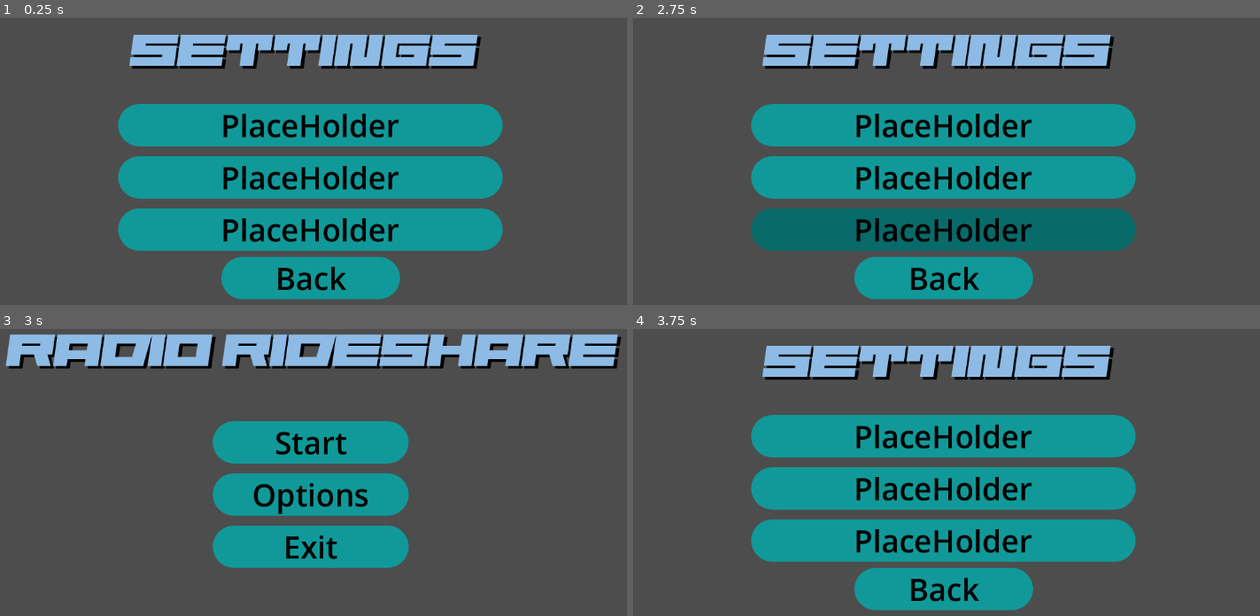
Above: before the commit, frames 1-4 (two rows, left to right).
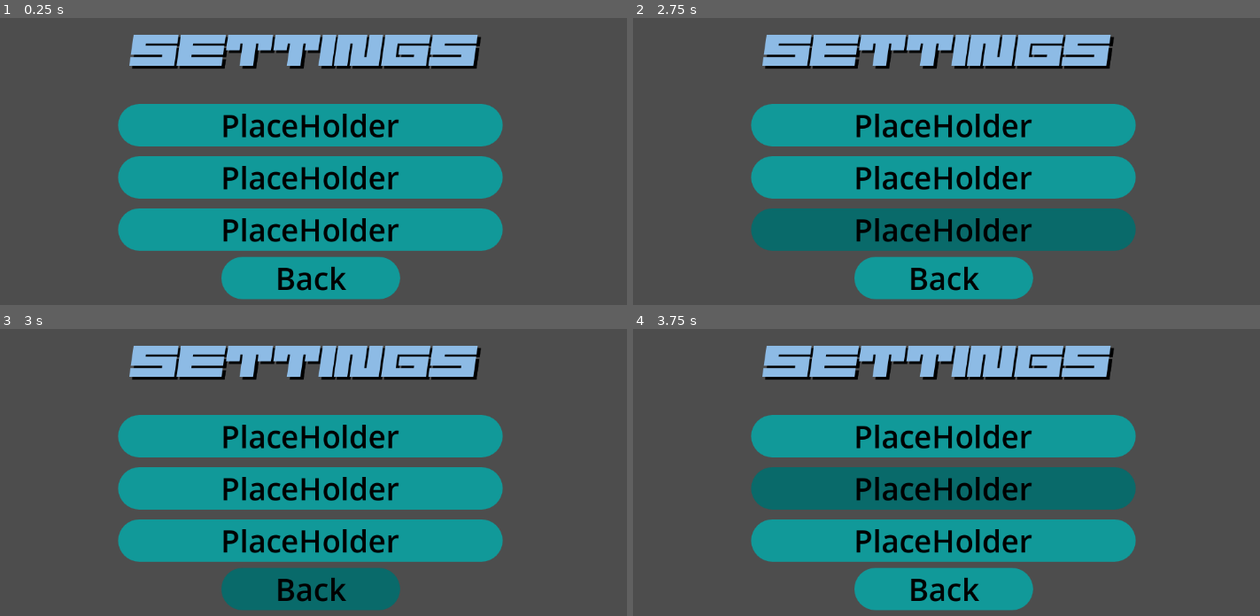
Above: after the commit, the same moments.

Repository: Calverin/Radio-Rideshare
Game: Godot game, scene res://Scenes/settings.tscn
The game is run twice, just before and just after one commit, with the same random seed, the same clock (stepped at 60 frames per second) and the same inputs. This scene is started directly instead of the project's main scene.
Inputs (mouse positions are in pixels of both pictures, inside the frame that each line leads up to):
- Up to frame 1 (0.25 s): no input
- Up to frame 2 (2.75 s): click "PlaceHolder" at 0.5 s; click "PlaceHolder" at 1.25 s; click "PlaceHolder" at 2 s
- Up to frame 3 (3 s): click "Back" at 2.75 s
- Up to frame 4 (3.75 s): click (946, 495) at 3.5 s, where only the run before the commit has a clickable "Options"

Frames 1-2 are identical in both runs. In frame 3, 35% of the frame differs, in the area x 0-100%, y 1-99%; in frame 4, 8.1%.
Error after the commit: Parse Error: Expected ":" after function declaration. (res://Scenes/settings.tscn::GDScript_ycv7y:14)

Commit message:
Updated something

Diff:
--- a/Scenes/settings.tscn
+++ b/Scenes/settings.tscn
@@ -16,7 +16,7 @@
 	pass
 
 
-func _on_back_button_pressed():
+func _on_back_button_pressed()
 	get_tree().change_scene_to_file(\"res://Scenes/main_menu.tscn\")
 "
 
